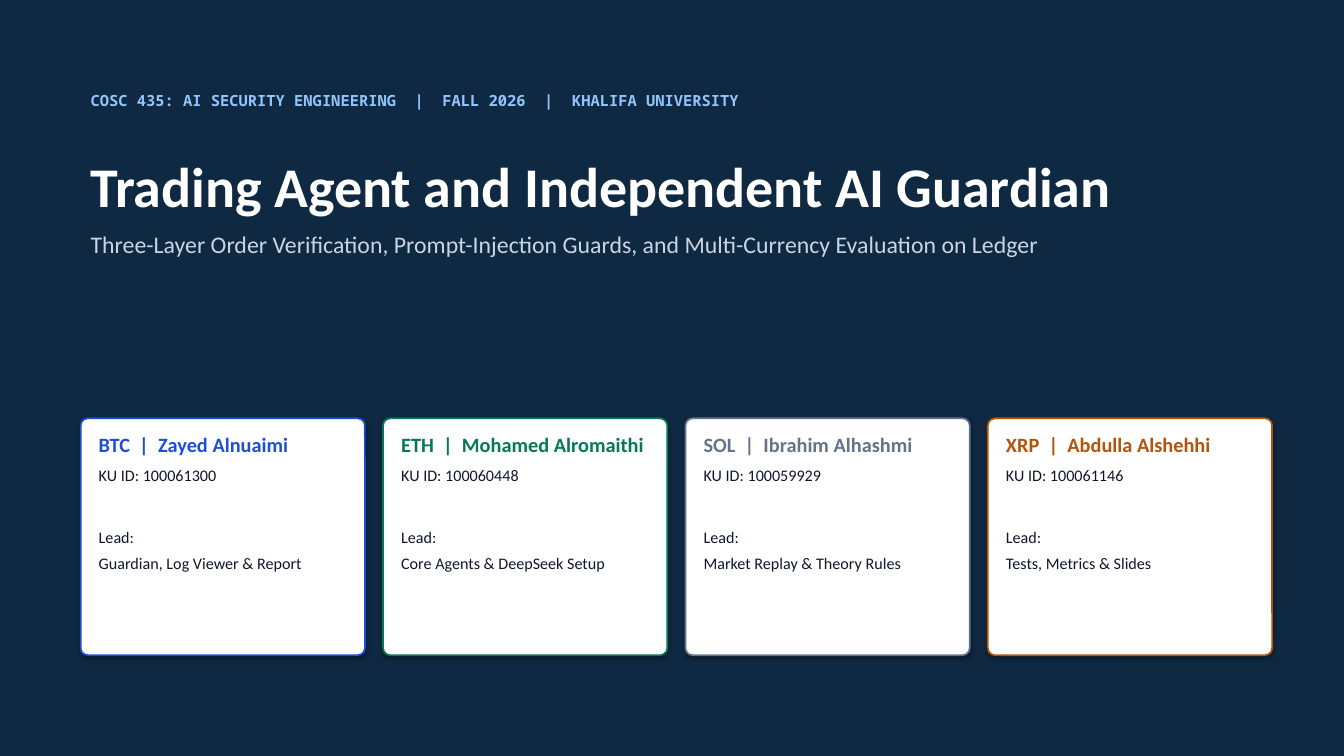
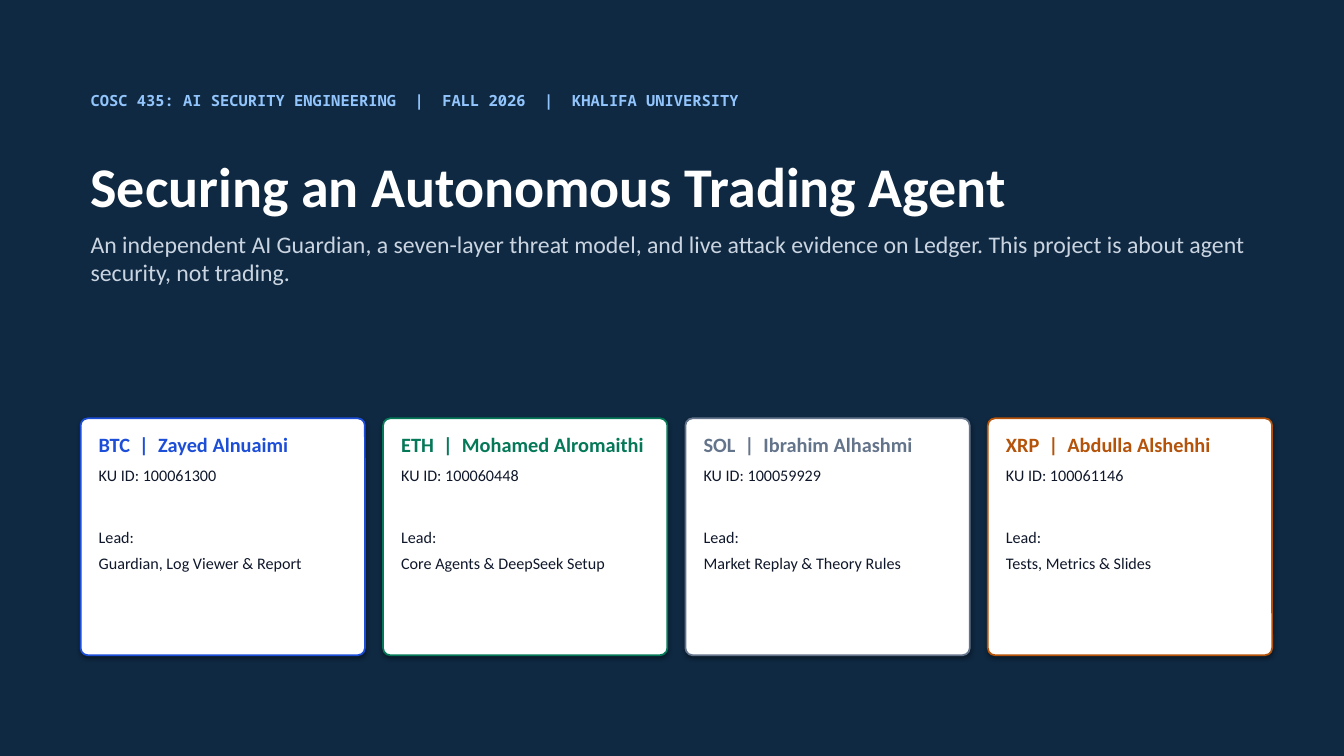
Before and after one commit to HaLTic/Ai_Security_Ledger_Project, a slide deck: slide 1 of slides/COSC435_Ledger_Guardian_Demo.pptx. Drawn at 1344x756 pixels with LibreOffice and Linux fonts; fonts in the diff are those of the drawing. Boxes give left, top, right and bottom in pixels: in the first picture for what was removed or moved away, otherwise in the second. Text is boxed around its words. In the diff, an @@ line names an element or a change of style, - is before the commit and + after.

Commit message:
docs: security-first report and deck with layer table, live attack evidence, Muse/DeepSeek setup

```diff
--- a/slides/COSC435_Ledger_Guardian_Demo.pptx
+++ b/slides/COSC435_Ledger_Guardian_Demo.pptx
@@ text at <box>91,167,1244,285</box>: text changed @@
-Trading Agent and Independent AI Guardian
-Three-Layer Order Verification, Prompt-Injection Guards, and Multi-Currency Evaluation on Ledger
+Securing an Autonomous Trading Agent
+An independent AI Guardian, a seven-layer threat model, and live attack evidence on Ledger. This project is about agent security, not trading.
```
Also in this commit, not shown: 7 other slides changed, 1 slide added, 4 other files.
